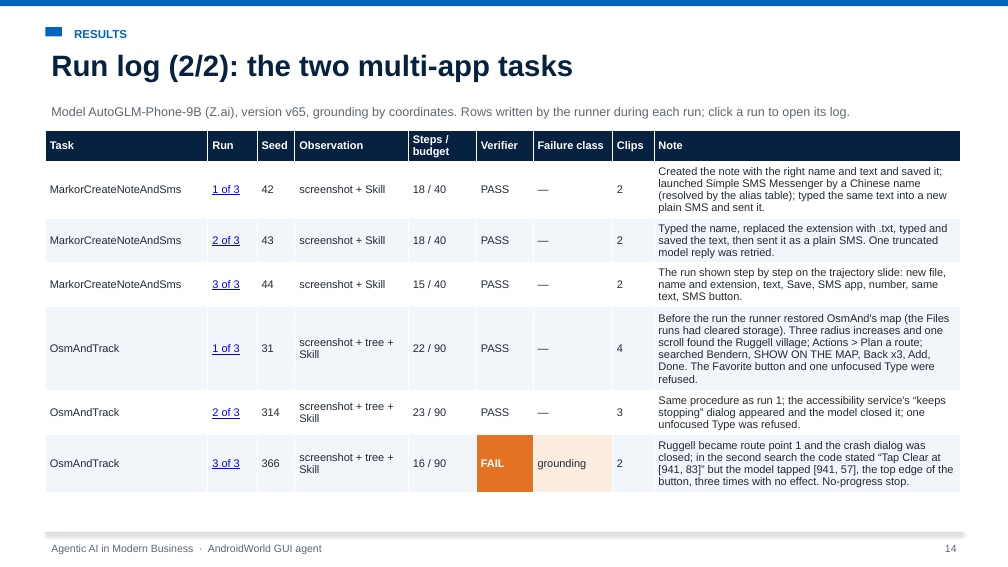
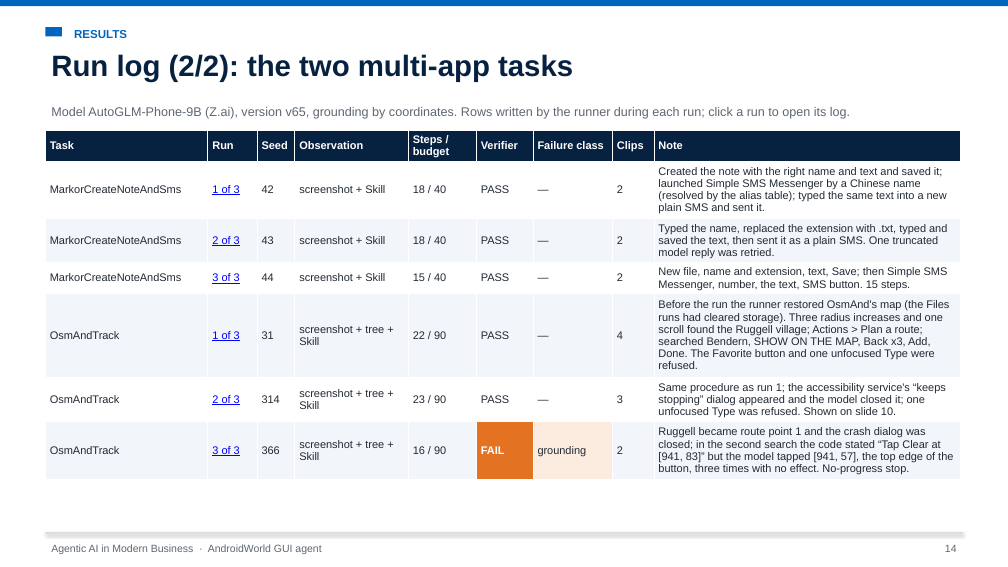
Before and after one commit to Chenschenschen/androidworld-gui-agent, a slide deck: slide 14 of presentation/AndroidWorld_GUI_Agent_Presentation.pptx. Drawn at 1008x567 pixels with LibreOffice and Linux fonts; fonts in the diff are those of the drawing. Boxes give left, top, right and bottom in pixels: in the first picture for what was removed or moved away, otherwise in the second. Text is boxed around its words. In the diff, an @@ line names an element or a change of style, - is before the commit and + after.

```diff
--- a/presentation/AndroidWorld_GUI_Agent_Presentation.pptx
+++ b/presentation/AndroidWorld_GUI_Agent_Presentation.pptx
@@ table at [45, 130, 960, 479] @@
-row 4, column 9: The run shown step by step on the trajectory slide: new file, name and extension, text, Save, SMS app, number, same text, SMS button.
+row 4, column 9: New file, name and extension, text, Save; then Simple SMS Messenger, number, the text, SMS button. 15 steps.
-row 6, column 9: Same procedure as run 1; the accessibility service's “keeps stopping” dialog appeared and the model closed it; one unfocused Type was refused.
+row 6, column 9: Same procedure as run 1; the accessibility service's “keeps stopping” dialog appeared and the model closed it; one unfocused Type was refused. Shown on slide 10.
```
Also in this commit, not shown: 2 other slides changed, 15 other files.
